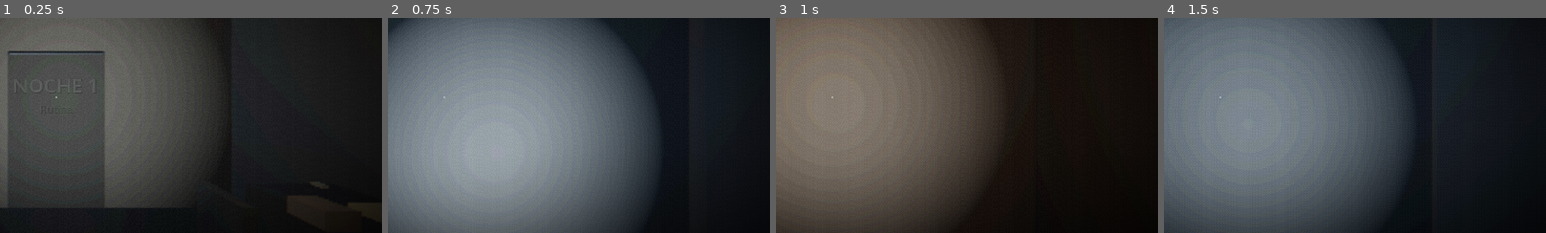
Above: before the commit, frames 1-4 (left to right).
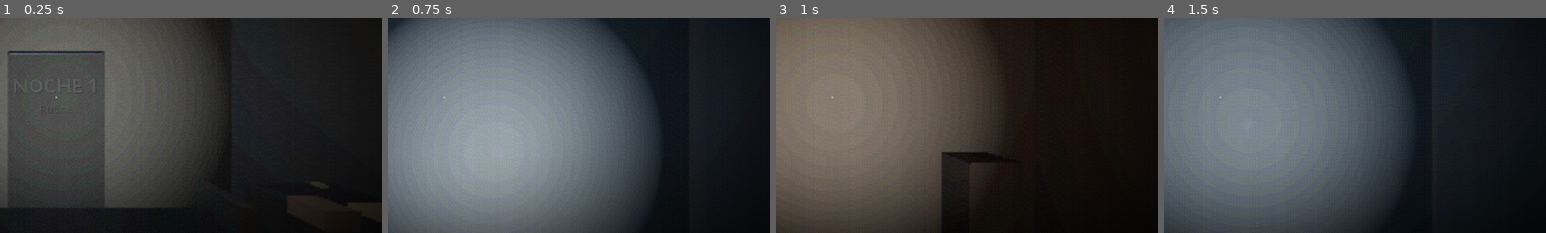
Above: after the commit, the same moments.

Repository: avanzadigital4-a11y/La-Guardia
Game: Godot game, scene res://tests/pacing.tscn
Same seed, same stepped clock (60 frames per second), same inputs: the game is played once before the commit and once after it. This scene is started directly instead of the project's main scene.
Inputs (mouse positions are % of the whole screen's width and height, from its top left):
- Up to frame 1 (0.25 s): no input
- Up to frame 2 (0.75 s): tap Enter at 0.5 s; move the mouse to (55, 50) at 0.52 s; hold W (move_forward) from 0.53 s (still down); hold E (interact) from 0.53 s (still down)
- Up to frame 3 (1 s): keep holding W (move_forward); keep holding E (interact)
- Up to frame 4 (1.5 s): keep holding W (move_forward); move the mouse to (45, 50) at 1.27 s; release E (interact) at 1.28 s; tap F (flashlight) at 1.35 s
The pictures show only the part of the screen within x 43-93%, y 32-82%; the shares and areas given below are measured in that part.

Frames 1-2 are identical in both runs. In frame 3, 1.8% of the frame differs, in the area x 43-57%, y 62-97%; in frame 4, nothing differs.

Commit message:
El B2 pasa de ser una sala a ser una zona, y la curva sube
Decidido con el autor: objetivo 60-90 min en vez de 2-3 h (una persona sola,
sin arte ni audio todavia), el contenido crece hacia abajo y no a lo ancho, y
las noches escalan en vez de durar todas lo mismo.

Por que abajo y no mas estacion en superficie: agregar ambientes alarga todas
las noches por igual y eso pelea con la curva creciente. El B2 aparece recien
la noche 3, asi que el espacio que crece es exactamente el de las noches que
tienen que crecer. Ademas es el gancho central del diseno y era una sala con
unas marcas.

El B2 ahora son cinco espacios encadenados: entrada, un pasillo que baja,
sala de bombas al oeste, archivo al este, y el fondo con las marcas y la
decision de la ultima noche. Todo cuelga de `subnivel_section`, asi que sigue
sin haber una escena nueva: existe o no segun la noche.

Contenido nuevo:
- Noche 2: sale la ronda exterior.
- Noche 3: purgar las dos bombas, y buscar tu legajo en el archivo (dice que
  el turno cerro hace once meses, que es la linea del final).
- Noche 4: recorrer las cuatro salas anotando lo que cambio, y bajar al B2 a
  comprobar que no esta. Esa noche el subnivel esta apagado a proposito, asi
  que la rampa es pared: es la unica noche que crece en superficie, y por eso.
- Noche 5: cerrar las tres llaves de paso, repartidas por toda la zona.
- Diez anomalias nuevas en las salas del B2, con su linea para el parte.

Ritmo medido antes y despues (recorrido directo):

  antes   107  98  128  130  129   ->  9.9 min
  ahora   107 114  192  206  221   -> 14.0 min

La curva quedo creciente y sin pozos. Explorando da 28 a 42 min mas 6 de
audio, contra el objetivo de 60 a 90: falta mas o menos la mitad otra vez.

De paso, la bateria empezo a significar algo: la peor noche gasta 55 % de una
carga contra el 32 % de antes.

RoomWatcher aprende un `base_y` porque las salas del B2 estan mas abajo; sin
eso las anomalias fuera de camara no se disparaban ahi.

Co-Authored-By: Claude Opus 5 <noreply@anthropic.com>
Claude-Session: https://claude.ai/code/session_01EtUuoFvgs651BzuiXi9gJU

Diff:
--- a/scripts/data/anomaly_data.gd
+++ b/scripts/data/anomaly_data.gd
@@ -99,6 +99,21 @@
 	"patio_tambor_falta": {"sala": "patio", "tipo": "faltar", "objeto": "tambores"},
 	"patio_oscuro": {"sala": "patio", "tipo": "luz", "sala_luz": "patio"},
 	"patio_bandera": {"sala": "patio", "tipo": "aparecer", "objeto": "extra_bandera"},
+
+	# --- Subnivel B2 ---
+	"b2_tanque_corrido": {"sala": "b2 bombas", "tipo": "mover", "objeto": "b2_tanque",
+		"pos": Vector3(1.8, 0.0, 1.4), "rot": 40.0},
+	"b2_banco_falta": {"sala": "b2 bombas", "tipo": "faltar", "objeto": "b2_banco"},
+	"b2_bombas_oscuro": {"sala": "b2 bombas", "tipo": "luz", "sala_luz": "b2 bombas"},
+	"b2_fichero_abierto": {"sala": "b2 archivo", "tipo": "mover", "objeto": "b2_fichero",
+		"pos": Vector3(-0.9, 0.0, 0.5), "rot": 65.0},
+	"b2_estante_falta": {"sala": "b2 archivo", "tipo": "faltar", "objeto": "b2_estante_b"},
+	"b2_archivo_oscuro": {"sala": "b2 archivo", "tipo": "luz", "sala_luz": "b2 archivo"},
+	"b2_camastro_corrido": {"sala": "b2 fondo", "tipo": "mover", "objeto": "b2_camastro",
+		"pos": Vector3(2.2, 0.0, -0.8), "rot": 90.0},
+	"b2_lata_falta": {"sala": "b2 fondo", "tipo": "faltar", "objeto": "b2_lata"},
+	"b2_fondo_oscuro": {"sala": "b2 fondo", "tipo": "luz", "sala_luz": "b2 fondo"},
+	"b2_pasillo_oscuro": {"sala": "subnivel", "tipo": "luz", "sala_luz": "b2 pasillo"},
 }
 
 ## Como lo anota el parte del turno: cada anomalia en primera persona y en
@@ -167,6 +182,16 @@
 	"patio_figura": "Paré algo del tamaño de una persona en el fondo del patio.",
 	"patio_bandera": "Clavé una baliza en el patio.",
 	"patio_oscuro": "Apagué la luz del patio.",
+	"b2_tanque_corrido": "Corrí el tanque de la sala de bombas.",
+	"b2_banco_falta": "Saqué el banco de la sala de bombas.",
+	"b2_bombas_oscuro": "Apagué la luz de las bombas del B2.",
+	"b2_fichero_abierto": "Dejé el fichero del archivo abierto.",
+	"b2_estante_falta": "Vacié un estante del archivo del B2.",
+	"b2_archivo_oscuro": "Apagué la luz del archivo del B2.",
+	"b2_camastro_corrido": "Corrí el camastro del fondo del B2.",
+	"b2_lata_falta": "Me llevé la lata del fondo del B2.",
+	"b2_fondo_oscuro": "Apagué la luz del fondo del B2.",
+	"b2_pasillo_oscuro": "Apagué la luz del pasillo del B2.",
 }
 
 ## Objetos que solo existen cuando una anomalia los enciende. Se construyen
--- a/scripts/data/night_data.gd
+++ b/scripts/data/night_data.gd
@@ -86,6 +86,7 @@
 			{"id": "generator", "text": "Revisar los generadores", "steps": 2},
 			{"id": "sensors", "text": "Verificar sensores del nivel 1"},
 			{"id": "radio_unknown", "text": "Rastrear la señal que no figura en el registro"},
+			{"id": "round", "text": "Hacer la ronda exterior", "steps": 3},
 			{"id": "antena", "text": "Realinear la antena"},
 		],
 		"final_task": {"id": "sleep", "text": "Volver al dormitorio y descansar"},
@@ -154,6 +155,8 @@
 			{"id": "generator", "text": "Revisar los generadores", "steps": 2},
 			{"id": "sensors", "text": "Verificar sensores del nivel 1"},
 			{"id": "subnivel", "text": "Bajar al nivel que apareció en el mapa"},
+			{"id": "bombas", "text": "Purgar las dos bombas del subnivel", "steps": 2},
+			{"id": "legajo", "text": "Buscar tu legajo en el archivo del B2"},
 			{"id": "trajes", "text": "Contar los trajes de la esclusa"},
 			{"id": "puertas", "text": "Dejar todas las puertas cerradas"},
 		],
@@ -204,9 +207,22 @@
 			],
 			"subnivel": [
 				{"parpadeo": 3.0},
-				{"subtitulo": "Hay marcas en la pared. Son de esta semana.", "tiempo": 3.6},
+				{"subtitulo": "Hay marcas en la pared del fondo. Son de esta semana.", "tiempo": 3.6},
 				{"subtitulo": "Es tu letra.", "tiempo": 3.0},
 				{"bitacora": "Las marcas del B2 son mías. No me acuerdo de haberlas hecho.", "hora": "03:07", "falsa": true},
+			],
+			"bombas": [
+				{"esperar": 1.2},
+				{"sonido": "creak", "db": -7.0},
+				{"subtitulo": "(las bombas quedan en silencio y el silencio es peor)", "tiempo": 3.2},
+				{"armar": "b2_tanque_corrido", "sala": "b2 bombas"},
+			],
+			"legajo": [
+				{"esperar": 0.8},
+				{"subtitulo": "Tu legajo está archivado con fecha de cierre.", "tiempo": 3.4},
+				{"subtitulo": "La fecha de cierre es de hace once meses.", "tiempo": 3.8},
+				{"bitacora": "Encontré mi legajo. Dice que el turno terminó hace once meses.", "hora": "03:41", "falsa": false},
+				{"armar": "b2_fichero_abierto", "sala": "b2 archivo"},
 			],
 		},
 		"logbook": [
@@ -226,6 +242,8 @@
 		"tasks": [
 			{"id": "logbook_check", "text": "Releer la bitácora de las noches anteriores"},
 			{"id": "parte", "text": "Firmar el parte del turno"},
+			{"id": "recuento", "text": "Recorrer las salas anotando lo que cambió", "steps": 4},
+			{"id": "sin_b2", "text": "Bajar al B2 a comprobar que no está"},
 			{"id": "generator", "text": "Revisar los generadores", "steps": 2},
 			{"id": "sensors", "text": "Verificar sensores del nivel 1"},
 			{"id": "trajes", "text": "Contar los trajes de la esclusa"},
@@ -284,6 +302,17 @@
 				{"esperar": 1.0},
 				{"bitacora": "Conté los trajes otra vez. El número no coincide con ayer.", "hora": "02:14", "falsa": true},
 			],
+			"recuento": [
+				{"esperar": 1.0},
+				{"subtitulo": "Cuatro salas, catorce cosas cambiadas de lugar.", "tiempo": 3.4},
+				{"bitacora": "Anoté catorce cambios. Ayer anoté los mismos catorce.", "hora": "02:38", "falsa": true},
+			],
+			"sin_b2": [
+				{"esperar": 0.8},
+				{"subtitulo": "La rampa bajaba acá. Es pared, y la pintura es vieja.", "tiempo": 3.8},
+				{"parpadeo": 2.2},
+				{"bitacora": "Bajé al B2. No hay B2. Bajé igual.", "hora": "03:05", "falsa": true},
+			],
 			"parte": [
 				{"esperar": 0.8},
 				{"subtitulo": "El parte ya está completo.", "tiempo": 2.6},
@@ -315,6 +344,7 @@
 		"tasks": [
 			{"id": "generator", "text": "Dejar los generadores en modo de cierre", "steps": 2},
 			{"id": "subnivel", "text": "Bajar al subnivel por última vez"},
+			{"id": "cerrar_b2", "text": "Cerrar las llaves de paso del B2", "steps": 3},
 			{"id": "antena", "text": "Orientar la antena para el retiro"},
 			{"id": "inventario", "text": "Cerrar el inventario del turno"},
 			{"id": "puertas", "text": "Dejar todas las puertas cerradas"},
--- a/scripts/world/room_watcher.gd
+++ b/scripts/world/room_watcher.gd
@@ -12,7 +12,7 @@
 var player_inside := false
 
 
-func configure(id: String, rect: Rect2, height := Build.WALL_H) -> void:
+func configure(id: String, rect: Rect2, height := Build.WALL_H, base_y := 0.0) -> void:
 	room_id = id
 	monitoring = true
 	collision_layer = 0
@@ -23,7 +23,7 @@
 	col.shape = bs
 	add_child(col)
 	var c := rect.get_center()
-	position = Vector3(c.x, height * 0.5, c.y)
+	position = Vector3(c.x, base_y + height * 0.5, c.y)
 	body_entered.connect(_on_body_entered)
 	body_exited.connect(_on_body_exited)
 
--- a/scripts/world/station_builder.gd
+++ b/scripts/world/station_builder.gd
@@ -14,7 +14,16 @@
 	"patio": Rect2(-14.0, 11.0, 28.0, 16.0),
 	"pasillo sur": Rect2(-1.5, -24.0, 3.0, 8.0),
 	"subnivel": Rect2(-4.0, -31.0, 8.0, 7.0),
+	# El B2 de verdad: lo que hay mas abajo de la entrada. Solo existe las
+	# noches que la tabla de la noche lo enciende.
+	"b2 pasillo": Rect2(-1.5, -44.0, 3.0, 13.0),
+	"b2 bombas": Rect2(-10.0, -41.0, 8.5, 6.0),
+	"b2 archivo": Rect2(1.5, -41.0, 8.5, 6.0),
+	"b2 fondo": Rect2(-5.0, -50.0, 10.0, 6.0),
 }
+
+## Altura del piso del subnivel respecto de la estacion.
+const B2_Y := -0.6
 
 const SPAWN := Vector3(-6.0, 0.1, -2.5)
 
@@ -61,6 +70,7 @@
 	_build_extras()
 	_build_radio_logs()
 	_build_inspectables()
+	_build_recuento()
 	_build_watchers()
 
 
@@ -359,39 +369,162 @@
 	subnivel_section = Node3D.new()
 	subnivel_section.name = "SubnivelB2"
 	south_section.add_child(subnivel_section)
-	var s: Rect2 = ROOMS["subnivel"]
-	Build.floor_slab(subnivel_section, s, -0.6, _mat_dark)
-	Build.ceiling_slab(subnivel_section, s, -0.6, _mat_dark)
-	Build.wall(subnivel_section, "b2_o", 2, s.position.x, s.position.y, s.end.y, _mat_dark)
-	Build.wall(subnivel_section, "b2_e", 2, s.end.x, s.position.y, s.end.y, _mat_dark)
-	Build.wall(subnivel_section, "b2_s", 0, s.position.y, s.position.x, s.end.x, _mat_dark)
-	Build.wall(subnivel_section, "b2_n", 0, s.end.y, s.position.x, s.end.x, _mat_dark, [Vector2(0.0, Build.DOOR_W)])
+	_build_b2()
+
+
+## El B2: cinco espacios encadenados hacia abajo. Todo cuelga de
+## `subnivel_section`, asi que existe o no existe segun la noche, sin agregar
+## una escena nueva.
+##
+##        entrada (rampa desde el pasillo sur)
+##           |
+##        pasillo ---- bombas (oeste)  /  archivo (este)
+##           |
+##        fondo (las marcas, y la decision de la ultima noche)
+func _build_b2() -> void:
+	var entrada: Rect2 = ROOMS["subnivel"]
+	var pasillo: Rect2 = ROOMS["b2 pasillo"]
+	var bombas: Rect2 = ROOMS["b2 bombas"]
+	var archivo: Rect2 = ROOMS["b2 archivo"]
+	var fondo: Rect2 = ROOMS["b2 fondo"]
+
+	# --- Entrada: la sala que ya existia, ahora con salida al fondo ---
+	_b2_slabs(entrada)
+	Build.wall(subnivel_section, "b2_o", 2, entrada.position.x, entrada.position.y, entrada.end.y, _mat_dark, [], Build.WALL_H, B2_Y)
+	Build.wall(subnivel_section, "b2_e", 2, entrada.end.x, entrada.position.y, entrada.end.y, _mat_dark, [], Build.WALL_H, B2_Y)
+	Build.wall(subnivel_section, "b2_n", 0, entrada.end.y, entrada.position.x, entrada.end.x, _mat_dark, [Vector2(0.0, Build.DOOR_W)], Build.WALL_H, B2_Y)
+	Build.wall(subnivel_section, "b2_s", 0, entrada.position.y, entrada.position.x, entrada.end.x, _mat_dark, [Vector2(0.0, Build.DOOR_W)], Build.WALL_H, B2_Y)
 	# Rampa corta desde el pasillo sur hasta el B2.
 	Build.box(subnivel_section, "Rampa", Vector3(3.0, 0.2, 2.0), Vector3(0.0, -0.3, -23.2), _mat_dark)
-
-	# La tarea del subnivel se completa llegando, no apretando un boton.
+	_b2_light("subnivel", Vector3(0.0, 1.0, -28.0), Color(0.35, 0.40, 0.45), 0.9, 6.0)
+	Build.label3d(subnivel_section, "B2  ---  ACCESO", Vector3(-3.9, 1.2, -28.0), PI * 0.5, 0.18, Color(0.5, 0.52, 0.5))
+
+	# La tarea de bajar se completa llegando, no apretando un boton.
 	var zone := TriggerZone.new()
 	zone.name = "ZonaSubnivel"
 	subnivel_section.add_child(zone)
-	zone.position = Vector3(0.0, -0.6, -28.0)
+	zone.position = Vector3(0.0, B2_Y, -28.0)
 	zone.task_id = "subnivel"
-	zone.notice = "Hay marcas en la pared."
+	zone.notice = "El aire de abajo está quieto."
 	zone.configure(Vector3(6.0, 2.4, 4.0))
 	points["subnivel"] = zone
 
-	Build.box(subnivel_section, "Marcas", Vector3(3.2, 1.2, 0.06), Vector3(0.0, 0.8, -30.9), Build.surface(Color(0.22, 0.20, 0.20)))
-	Build.label3d(subnivel_section, "|||| |||| |||| ||", Vector3(0.0, 0.9, -30.84), 0.0, 0.22, Color(0.55, 0.5, 0.45))
-	Build.light(subnivel_section, Vector3(0.0, 1.0, -28.0), Color(0.35, 0.4, 0.45), 0.9, 6.0)
+	# --- Pasillo: la columna que baja, con las dos salas a los costados ---
+	_b2_slabs(pasillo)
+	Build.wall(subnivel_section, "b2p_o", 2, pasillo.position.x, pasillo.position.y, pasillo.end.y, _mat_dark, [Vector2(-38.0, Build.DOOR_W)], Build.WALL_H, B2_Y)
+	Build.wall(subnivel_section, "b2p_e", 2, pasillo.end.x, pasillo.position.y, pasillo.end.y, _mat_dark, [Vector2(-38.0, Build.DOOR_W)], Build.WALL_H, B2_Y)
+	_b2_light("b2 pasillo", Vector3(0.0, 1.0, -37.5), Color(0.30, 0.34, 0.38), 0.7, 9.0)
+	Build.label3d(subnivel_section, "BOMBAS", Vector3(-1.4, 1.3, -36.4), PI * 0.5, 0.16, Color(0.48, 0.5, 0.48))
+	Build.label3d(subnivel_section, "ARCHIVO", Vector3(1.4, 1.3, -36.4), -PI * 0.5, 0.16, Color(0.48, 0.5, 0.48))
+
+	# --- Sala de bombas ---
+	_b2_slabs(bombas)
+	Build.wall(subnivel_section, "b2b_o", 2, bombas.position.x, bombas.position.y, bombas.end.y, _mat_dark, [], Build.WALL_H, B2_Y)
+	Build.wall(subnivel_section, "b2b_n", 0, bombas.end.y, bombas.position.x, bombas.end.x, _mat_dark, [], Build.WALL_H, B2_Y)
+	Build.wall(subnivel_section, "b2b_s", 0, bombas.position.y, bombas.position.x, bombas.end.x, _mat_dark, [], Build.WALL_H, B2_Y)
+	_b2_light("b2 bombas", Vector3(-6.0, 1.0, -38.0), Color(0.42, 0.34, 0.28), 0.8, 7.0)
+	_b2_task("bomba_a", "bombas", Vector3(-8.6, B2_Y, -36.6), Vector3(0.9, 1.4, 0.9),
+		"Purgar la bomba A", "La bomba A ya está purgada", true)
+	_b2_task("bomba_b", "bombas", Vector3(-8.6, B2_Y, -39.6), Vector3(0.9, 1.4, 0.9),
+		"Purgar la bomba B", "La bomba B ya está purgada", true)
+	_b2_prop("b2_tanque", Vector3(-4.0, B2_Y, -39.8), 0.0, Vector3(1.6, 1.8, 1.2))
+	_b2_prop("b2_banco", Vector3(-3.6, B2_Y, -36.2), 0.0, Vector3(1.8, 0.85, 0.7))
+	_b2_task("llave_bombas", "cerrar_b2", Vector3(-6.2, B2_Y, -40.4), Vector3(0.7, 1.0, 0.5),
+		"Cerrar la llave de las bombas", "Esta llave ya está cerrada", true)
+
+	# --- Archivo ---
+	_b2_slabs(archivo)
+	Build.wall(subnivel_section, "b2a_e", 2, archivo.end.x, archivo.position.y, archivo.end.y, _mat_dark, [], Build.WALL_H, B2_Y)
+	Build.wall(subnivel_section, "b2a_n", 0, archivo.end.y, archivo.position.x, archivo.end.x, _mat_dark, [], Build.WALL_H, B2_Y)
+	Build.wall(subnivel_section, "b2a_s", 0, archivo.position.y, archivo.position.x, archivo.end.x, _mat_dark, [], Build.WALL_H, B2_Y)
+	_b2_light("b2 archivo", Vector3(6.0, 1.0, -38.0), Color(0.36, 0.40, 0.36), 0.7, 7.0)
+	_b2_prop("b2_estante_a", Vector3(9.3, B2_Y, -36.6), 0.0, Vector3(0.5, 2.0, 2.4))
+	_b2_prop("b2_estante_b", Vector3(9.3, B2_Y, -39.6), 0.0, Vector3(0.5, 2.0, 2.4))
+	_b2_prop("b2_fichero", Vector3(4.0, B2_Y, -40.2), 0.0, Vector3(1.0, 1.3, 0.6))
+	_b2_task("llave_archivo", "cerrar_b2", Vector3(7.4, B2_Y, -40.4), Vector3(0.7, 1.0, 0.5),
+		"Cerrar la llave del archivo", "Esta llave ya está cerrada", true)
+	_b2_task("legajo", "legajo", Vector3(4.2, B2_Y, -36.4), Vector3(1.1, 0.9, 0.8),
+		"Buscar tu legajo", "Ya lo buscaste", false,
+		"Tu legajo figura archivado. Con fecha de cierre.")
+
+	# --- Fondo: las marcas y la decision ---
+	_b2_slabs(fondo)
+	Build.wall(subnivel_section, "b2f_o", 2, fondo.position.x, fondo.position.y, fondo.end.y, _mat_dark, [], Build.WALL_H, B2_Y)
+	Build.wall(subnivel_section, "b2f_e", 2, fondo.end.x, fondo.position.y, fondo.end.y, _mat_dark, [], Build.WALL_H, B2_Y)
+	Build.wall(subnivel_section, "b2f_n", 0, fondo.end.y, fondo.position.x, fondo.end.x, _mat_dark, [Vector2(0.0, Build.DOOR_W)], Build.WALL_H, B2_Y)
+	Build.wall(subnivel_section, "b2f_s", 0, fondo.position.y, fondo.position.x, fondo.end.x, _mat_dark, [], Build.WALL_H, B2_Y)
+	_b2_light("b2 fondo", Vector3(0.0, 1.0, -47.0), Color(0.30, 0.32, 0.38), 0.6, 8.0)
+
+	Build.box(subnivel_section, "Marcas", Vector3(3.2, 1.2, 0.06),
+		Vector3(0.0, B2_Y + 1.4, -49.9), Build.surface(Color(0.22, 0.20, 0.20)))
+	Build.label3d(subnivel_section, "|||| |||| |||| ||",
+		Vector3(0.0, B2_Y + 1.5, -49.84), 0.0, 0.22, Color(0.55, 0.5, 0.45))
+	_b2_prop("b2_camastro", Vector3(-3.4, B2_Y, -47.4), 0.0, Vector3(0.9, 0.45, 2.0))
+	_b2_prop("b2_lata", Vector3(3.2, B2_Y, -46.0), 0.0, Vector3(0.35, 0.4, 0.35))
+	_b2_task("llave_fondo", "cerrar_b2", Vector3(0.0, B2_Y, -45.4), Vector3(1.2, 1.0, 0.7),
+		"Cerrar la llave del fondo", "Esta llave ya está cerrada", true,
+		"Las tres llaves del B2 cerradas. El subnivel queda muerto.")
 
 	# Decision de la ultima noche: quedarse abajo.
 	var stay := ChoicePoint.new()
 	stay.name = "QuedarseAbajo"
 	subnivel_section.add_child(stay)
-	stay.position = Vector3(0.0, -0.6, -30.0)
+	stay.position = Vector3(0.0, B2_Y, -48.6)
 	stay.ending_id = "quedarse"
 	stay.choice_prompt = "Cerrar la escotilla desde adentro"
 	stay.setup_box(Vector3(1.4, 0.9, 0.6), _mat_dark, Vector3(0.0, 0.45, 0.0))
 	points["quedarse"] = stay
+
+	for id in ["subnivel", "b2 bombas", "b2 archivo", "b2 fondo"]:
+		var w := RoomWatcher.new()
+		w.name = "Watcher_%s" % id
+		subnivel_section.add_child(w)
+		w.configure(id, ROOMS[id], Build.WALL_H, B2_Y)
+		watchers[id] = w
+
+
+func _b2_slabs(rect: Rect2) -> void:
+	Build.floor_slab(subnivel_section, rect, B2_Y, _mat_dark)
+	Build.ceiling_slab(subnivel_section, rect, B2_Y, _mat_dark)
+
+
+func _b2_light(room: String, pos: Vector3, color: Color, energy: float, range_m: float) -> void:
+	var l := Build.light(subnivel_section, pos, color, energy, range_m)
+	room_lights[room] = l
+	lights.append(l)
+
+
+## Un punto de tarea del B2. `multi` marca los que son un paso de una tarea de
+## varios (las dos bombas, los tres cierres).
+func _b2_task(name: String, task_id: String, pos: Vector3, size: Vector3,
+		prompt: String, done: String, multi: bool, log_text := "") -> TaskPoint:
+	var t := TaskPoint.new()
+	t.name = "Punto_%s" % name
+	subnivel_section.add_child(t)
+	t.position = pos
+	t.task_id = task_id
+	t.active_prompt = prompt
+	t.done_prompt = done
+	t.multi_step = multi
+	t.log_text = log_text
+	t.setup_box(size, _mat_metal, Vector3(0.0, size.y * 0.5, 0.0))
+	points[name] = t
+	return t
+
+
+func _b2_prop(id: String, pos: Vector3, rot_y: float, size: Vector3) -> Prop:
+	var p := Prop.new()
+	p.name = "Prop_%s" % id
+	subnivel_section.add_child(p)
+	p.position = pos
+	p.rotation.y = rot_y
+	Build.box(p, "Cuerpo", size, Vector3(0.0, size.y * 0.5, 0.0), _mat_metal)
+	# Pose alterada por defecto: corrido y girado apenas. Las anomalias que
+	# traen `pos`/`rot` propios igual pisan esto.
+	p.register(id, Vector3(0.45, 0.0, 0.35), 28.0)
+	props[id] = p
+	objects[id] = p
+	return p
 
 
 func _build_routes() -> void:
@@ -452,6 +585,39 @@
 		objects[id] = holder
 
 
+## Tarea de la Noche 4: recorrer la estacion anotando que cambio. Son cuatro
+## paradas, una por sala, sobre la superficie.
+func _build_recuento() -> void:
+	var donde := {
+		"recuento_dorm": Vector3(-8.8, 0.0, -1.2),
+		"recuento_control": Vector3(-8.8, 0.0, -9.2),
+		"recuento_gen": Vector3(8.8, 0.0, -9.2),
+		"recuento_almacen": Vector3(8.8, 0.0, -1.2),
+	}
+	for id in donde.keys():
+		var t := TaskPoint.new()
+		t.name = "Punto_%s" % id
+		add_child(t)
+		t.position = donde[id]
+		t.task_id = "recuento"
+		t.active_prompt = "Anotar lo que cambió acá"
+		t.done_prompt = "Ya lo anotaste"
+		t.multi_step = true
+		t.setup_box(Vector3(0.5, 1.1, 0.5), _mat_metal, Vector3(0.0, 0.55, 0.0))
+		points[id] = t
+	(points["recuento_almacen"] as TaskPoint).log_text = "Recorrí las cuatro salas anotando. La lista no me cierra."
+
+	# La Noche 4 apaga el B2: bajar y encontrar pared es la tarea.
+	var vacio := TriggerZone.new()
+	vacio.name = "ZonaSinB2"
+	south_section.add_child(vacio)
+	vacio.position = Vector3(0.0, 0.0, -22.0)
+	vacio.task_id = "sin_b2"
+	vacio.notice = "Acá bajaba la rampa. Ahora es pared."
+	vacio.configure(Vector3(3.0, 2.6, 3.0))
+	points["sin_b2"] = vacio
+
+
 func _build_watchers() -> void:
 	for id in ["dormitorio", "sala de control", "sala de generador", "almacen", "patio"]:
 		var w := RoomWatcher.new()
--- a/tests/pacing.gd
+++ b/tests/pacing.gd
@@ -34,6 +34,13 @@
 	"patio": [Vector2(0.0, 7.0), Vector2(0.0, 9.0), Vector2(0.0, 13.0)],
 	"pasillo sur": [Vector2(0.0, -16.0), Vector2(0.0, -20.0)],
 	"subnivel": [Vector2(0.0, -16.0), Vector2(0.0, -20.0), Vector2(0.0, -26.0)],
+	"b2 pasillo": [Vector2(0.0, -16.0), Vector2(0.0, -20.0), Vector2(0.0, -26.0), Vector2(0.0, -34.0)],
+	"b2 bombas": [Vector2(0.0, -16.0), Vector2(0.0, -20.0), Vector2(0.0, -26.0),
+		Vector2(0.0, -38.0), Vector2(-4.0, -38.0)],
+	"b2 archivo": [Vector2(0.0, -16.0), Vector2(0.0, -20.0), Vector2(0.0, -26.0),
+		Vector2(0.0, -38.0), Vector2(4.0, -38.0)],
+	"b2 fondo": [Vector2(0.0, -16.0), Vector2(0.0, -20.0), Vector2(0.0, -26.0),
+		Vector2(0.0, -42.0), Vector2(0.0, -46.0)],
 }
 
 var main: Node
--- a/tests/playthrough.gd
+++ b/tests/playthrough.gd
@@ -83,6 +83,18 @@
 	_check(loop.times == 1, "caminar hasta el fondo dispara el desvio")
 	_check(player.global_position.z > -16.0, "el jugador reaparece en la entrada del pasillo")
 
+	# El subnivel dejo de ser una sala: bombas, archivo y fondo existen la
+	# noche 3, y las tareas de abajo se resuelven ahi.
+	_check(station.points.has("bomba_a") and station.points.has("legajo"),
+		"la noche 3 abre la sala de bombas y el archivo del B2")
+	for key in ["bomba_a", "bomba_b"]:
+		station.points[key].interact(player)
+		await _wait(0.2)
+	_check(GameState.is_task_done("bombas"), "purgar las dos bombas del subnivel")
+	station.points["legajo"].interact(player)
+	await _wait(0.2)
+	_check(GameState.is_task_done("legajo"), "buscar el legajo en el archivo")
+
 	# Noche 2: la senal desconocida se rastrea escuchandola, no apretando [E].
 	await director.start_night(2)
 	await _wait(0.5)
@@ -124,6 +136,13 @@
 	await _wait(0.6)
 	_check(GameState.is_task_done("subnivel"), "bajar al subnivel se resuelve caminando")
 
+	# El B2 ya no es una sala: hay que recorrerlo para cerrar las tres llaves.
+	for key in ["llave_bombas", "llave_archivo", "llave_fondo"]:
+		_check(station.points.has(key), "el B2 tiene el punto %s" % key)
+		station.points[key].interact(player)
+		await _wait(0.2)
+	_check(GameState.is_task_done("cerrar_b2"), "cerrar las tres llaves de paso del B2")
+
 	station.points["antena"].interact(player)
 	await _wait(0.2)
 	_check(GameState.is_task_done("antena"), "orientar la antena")
Not shown, changed: localizacion/la-guardia.pot
Not shown, changed: README.md
